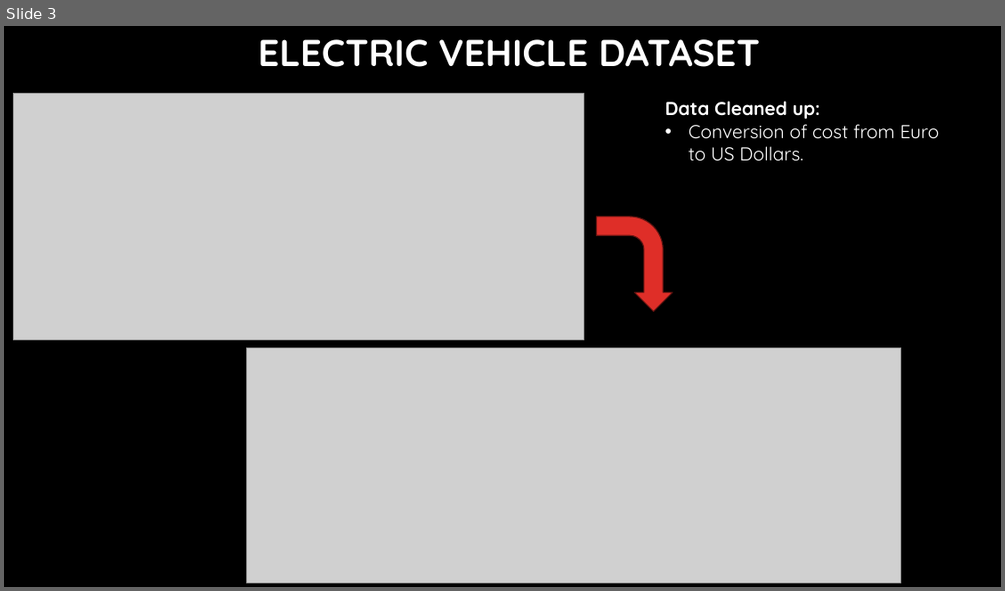
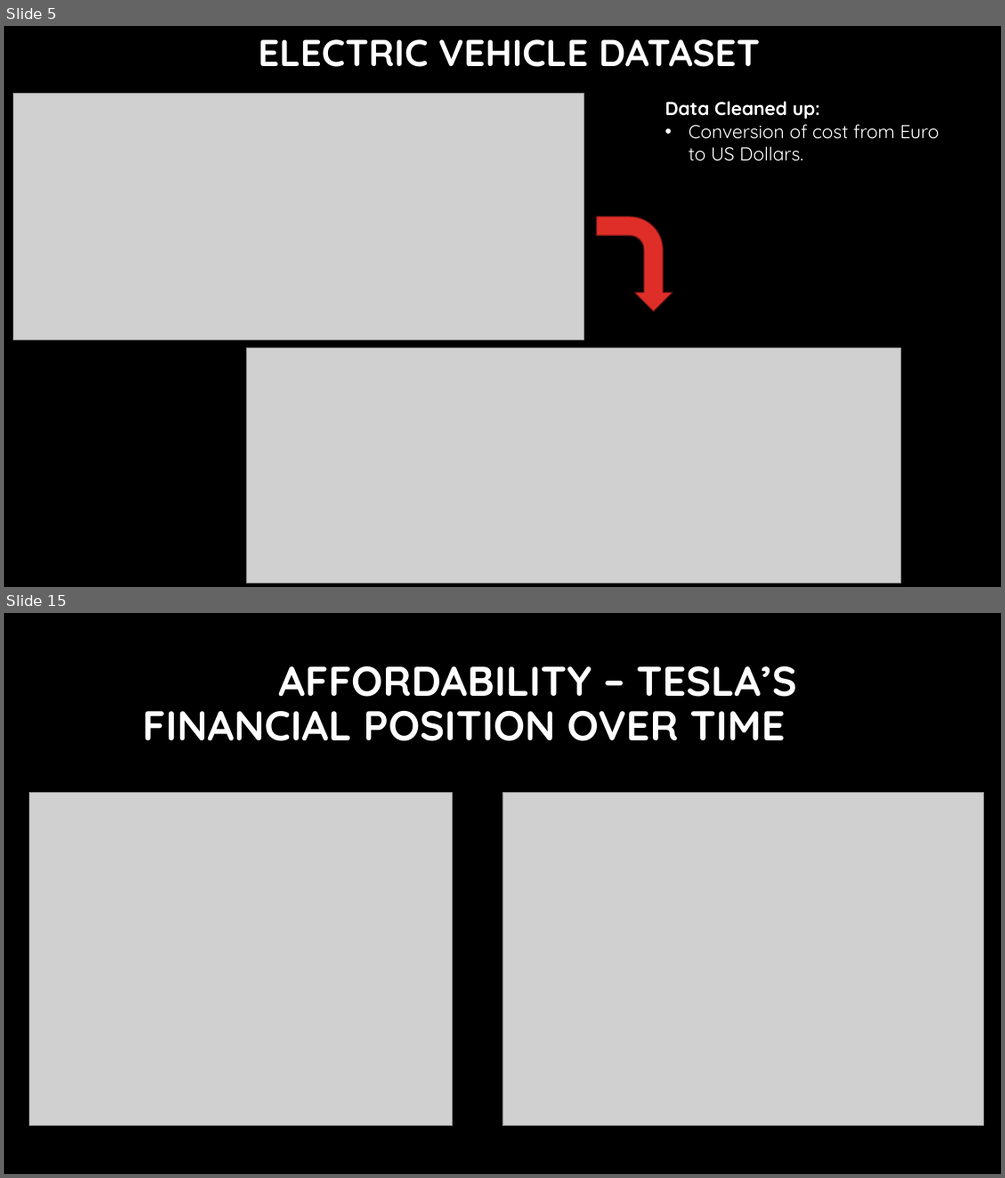
Before and after one commit to Jadium19/EVperformanceAnalysis, a slide deck: EV Slide Deck [Autosaved].pptx. Shown one above the other, each under a label of ours: slide 3 before the commit, slides 5 and 15 after it; the slides between them are not shown. The pictures are 1005x591 and 1005x1178 pixels, drawn with LibreOffice and Linux fonts; fonts in the diff are those of the drawing; grey boxes stand for pictures; background and template pictures are left out. Boxes give left, top, right and bottom in pixels: in the first picture for what was removed or moved away, otherwise in the second. Text is boxed around its words. In the diff, an @@ line names an element or a change of style, - is before the commit and + after.

```diff
--- a/EV Slide Deck [Autosaved].pptx
+++ b/EV Slide Deck [Autosaved].pptx
@@ slide 15 added at (4, 613, 1001, 1174), background #000000 @@
@@ title added at (142, 666, 796, 741), 40 pt, text #FFFFFF, bold @@
+AFFORDABILITY – TESLA’S FINANCIAL POSITION OVER TIME
@@ picture added at (30, 793, 453, 1126) @@
@@ picture added at (502, 793, 984, 1126) @@
@@ what was slide 3 is now slide 5 @@
```
Also in this commit, not shown: 8 slides changed, 5 other slides added, 3 slides removed.
